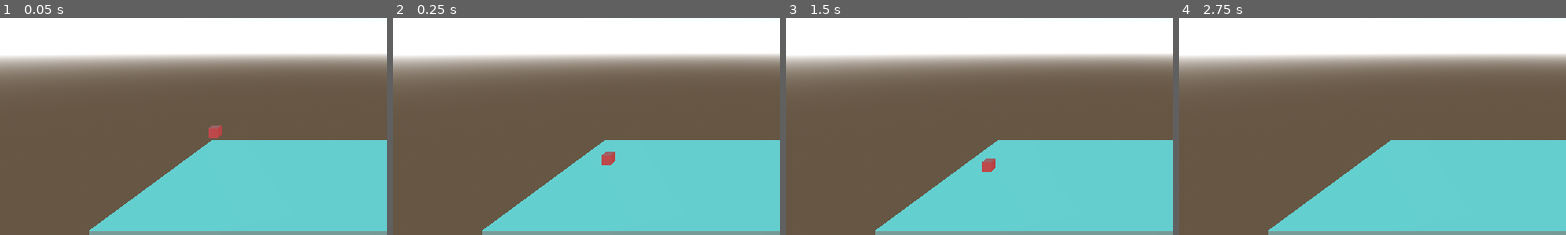
Above: before the commit, frames 1-4 (left to right).
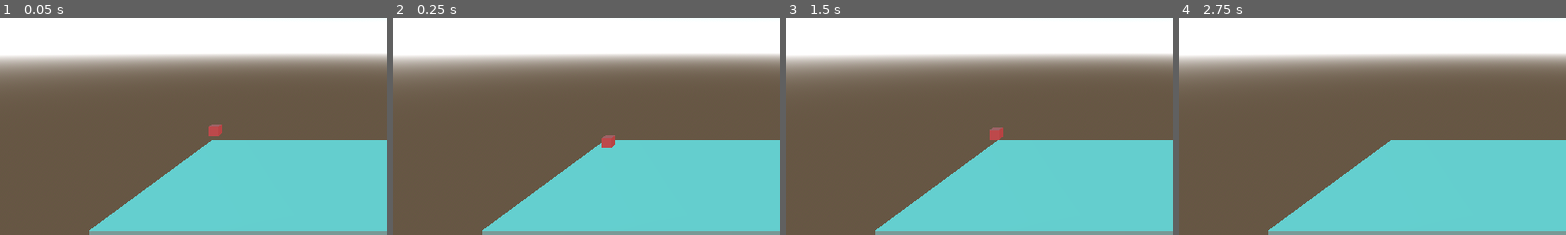
Above: after the commit, the same moments.

Repository: AtlasWongy/gmtk_game_jam_2024
Game: Godot game, scene res://scenes/test_level.tscn
Two runs of this game, one before a commit and one after it. Both use one fixed random seed, a clock stepped at 60 frames per second and the inputs below.
Inputs:
- Up to frame 1 (0.05 s): no input
- Up to frame 2 (0.25 s): no input
- Up to frame 3 (1.5 s): hold Space (jump) 0.53-1.28 s; tap Right (movement) at 0.6 s; tap Enter at 1.25 s; hold Left (left) from 1.28 s (still down); tap Space (jump) at 1.35 s
- Up to frame 4 (2.75 s): tap Space (jump) at 1.52, 1.82 s; tap Right (movement) at 1.55, 2.1 s; release Left (left) at 2.03 s; hold Space (jump) from 2.03 s (still down)
The pictures show only the part of the screen within x 7-57%, y 43-93%; the shares and areas given below are measured in that part.

The runs differ from the first frame. In frame 1, less than 0.1% of the frame differs, in the area x 53-58%, y 49-56%; in frame 2, 0.4%, in the area x 53-58%, y 54-68%; in frame 3, 0.4%; in frame 4, nothing differs.

Commit message:
Fixed the movement for player

Diff:
--- /dev/null
+++ b/characters/player/movement_component/movement_component.gd
@@ -0,0 +1,45 @@
+extends Node3D
+class_name MovementComponent
+
+@export var player: CharacterBody3D
+@export var fall_gravity: float = 45
+@export var jump_height: float
+@export var apex_duration: float
+
+var velocity: Vector3
+var direction: Vector3
+var speed: float
+var acceleration: float = 6.0
+var jump_gravity: float = fall_gravity
+
+func _ready() -> void:
+	SignalBus.set_movement.connect(_on_set_movement)
+	SignalBus.set_direction.connect(_on_set_direction)
+	SignalBus.pressed_jump.connect(_on_pressed_jump)
+
+func _physics_process(delta: float) -> void:
+	velocity.x = speed * direction.normalized().x
+
+	if not player.is_on_floor():
+		if velocity.y >= 0:
+			velocity.y -= jump_gravity * delta
+		else:
+			velocity.y -= fall_gravity * delta
+
+	player.velocity = player.velocity.lerp(velocity, acceleration * delta)
+	player.move_and_slide()
+
+func _on_set_movement(_movement_stats: MovementStats):
+	if !_movement_stats:
+		speed = 0.0
+		acceleration = 6.0
+	else:
+		speed = _movement_stats.speed
+		acceleration = _movement_stats.acceleration
+
+func _on_set_direction(_direction: Vector3):
+	direction = _direction
+
+func _on_pressed_jump():
+	velocity.y = 2 * jump_height / apex_duration
+	jump_gravity = velocity.y / apex_duration
--- /dev/null
+++ b/characters/player/movement_component/movement_component.tscn
@@ -0,0 +1,6 @@
+[gd_scene load_steps=2 format=3 uid="uid://bscn1d5ohdjge"]
+
+[ext_resource type="Script" path="res://characters/player/movement_component/movement_component.gd" id="1_4oeas"]
+
+[node name="MovementComponent" type="Node3D"]
+script = ExtResource("1_4oeas")
--- /dev/null
+++ b/characters/player/movement_component/movement_stats/movement_stats.gd
@@ -0,0 +1,5 @@
+extends Resource
+class_name MovementStats
+
+@export var speed: float
+@export var acceleration: float
--- a/characters/player/red_box/movement_controller.gd
+++ /dev/null
@@ -1,2 +0,0 @@
-extends Node3D
-class_name MovementController
--- a/characters/player/red_box/red_box.gd
+++ b/characters/player/red_box/red_box.gd
@@ -1,42 +1,25 @@
 extends CharacterBody3D
+class_name Player
+
+@export var movement_stats: MovementStats
 
 var movement_direction: Vector3
-var speed: float = 5.0
-var acceleration: float = 1.0
-var is_jumping: bool = false
-var fall_gravity: int = 45
-var jump_gravity: float = fall_gravity
-var jump_height: float = 4.0
-var apex_duration: float = 0.5
 
 func _input(event: InputEvent) -> void:
-	movement_direction.x = Input.get_action_strength("right") - Input.get_action_strength("left")
+	if event.is_action("movement"):
+		movement_direction.x = Input.get_action_strength("right") - Input.get_action_strength("left")
 
-	if event.is_action_pressed("jump") and !is_jumping:
-		is_jumping = true
+		if is_movement_ongoing():
+			SignalBus.set_movement.emit(movement_stats)
+		else:
+			SignalBus.set_movement.emit(null)
 
-func _physics_process(delta: float) -> void:
-	if !is_on_floor():
-		if velocity.y >= 0:
-			velocity.y -= jump_gravity * delta
-		else:
-			velocity.y -= fall_gravity * delta
+	if event.is_action_pressed("jump") and is_on_floor():
+		SignalBus.pressed_jump.emit()
 
-	if is_jumping and is_on_floor():
-		jump()
-		is_jumping = false
-
+func _physics_process(_delta: float) -> void:
 	if is_movement_ongoing():
-		velocity.x = speed * movement_direction.normalized().x
-	else:
-		velocity.x = 0 * movement_direction.normalized().x
-
-	velocity = velocity.lerp(velocity, acceleration * delta)
-	move_and_slide()
+		SignalBus.set_direction.emit(movement_direction)
 
 func is_movement_ongoing() -> bool:
 	return abs(movement_direction.x) > 0
-
-func jump():
-	velocity.y = 2 * jump_height / apex_duration
-	jump_gravity = velocity.y / apex_duration
--- a/characters/player/red_box/red_box.tscn
+++ b/characters/player/red_box/red_box.tscn
@@ -1,6 +1,8 @@
-[gd_scene load_steps=5 format=3 uid="uid://d1qp5smneb3jt"]
+[gd_scene load_steps=7 format=3 uid="uid://d1qp5smneb3jt"]
 
 [ext_resource type="Script" path="res://characters/player/red_box/red_box.gd" id="1_q5md8"]
+[ext_resource type="PackedScene" uid="uid://bscn1d5ohdjge" path="res://characters/player/movement_component/movement_component.tscn" id="2_6t0iu"]
+[ext_resource type="Resource" uid="uid://bc22l7btvoyil" path="res://characters/player/red_box/red_box_movement.tres" id="2_i40s3"]
 
 [sub_resource type="BoxShape3D" id="BoxShape3D_o16ct"]
 size = Vector3(0.5, 0.5, 0.5)
@@ -14,9 +16,15 @@
 
 [node name="RedBox" type="CharacterBody3D"]
 script = ExtResource("1_q5md8")
+movement_stats = ExtResource("2_i40s3")
 
 [node name="CollisionShape3D" type="CollisionShape3D" parent="."]
 shape = SubResource("BoxShape3D_o16ct")
 
 [node name="MeshInstance3D" type="MeshInstance3D" parent="."]
 mesh = SubResource("BoxMesh_pas5g")
+
+[node name="MovementComponent" parent="." node_paths=PackedStringArray("player") instance=ExtResource("2_6t0iu")]
+player = NodePath("..")
+jump_height = 4.0
+apex_duration = 0.5
--- /dev/null
+++ b/characters/player/red_box/red_box_movement.tres
@@ -0,0 +1,8 @@
+[gd_resource type="Resource" script_class="MovementStats" load_steps=2 format=3 uid="uid://bc22l7btvoyil"]
+
+[ext_resource type="Script" path="res://characters/player/movement_component/movement_stats/movement_stats.gd" id="1_p7d0k"]
+
+[resource]
+script = ExtResource("1_p7d0k")
+speed = 10.0
+acceleration = 6.0
--- a/singletons/signal_bus.gd
+++ b/singletons/signal_bus.gd
@@ -1 +1,5 @@
 extends Node
+
+signal set_movement(_movement_stats: MovementStats)
+signal set_direction(_movement_direction: Vector3)
+signal pressed_jump()
